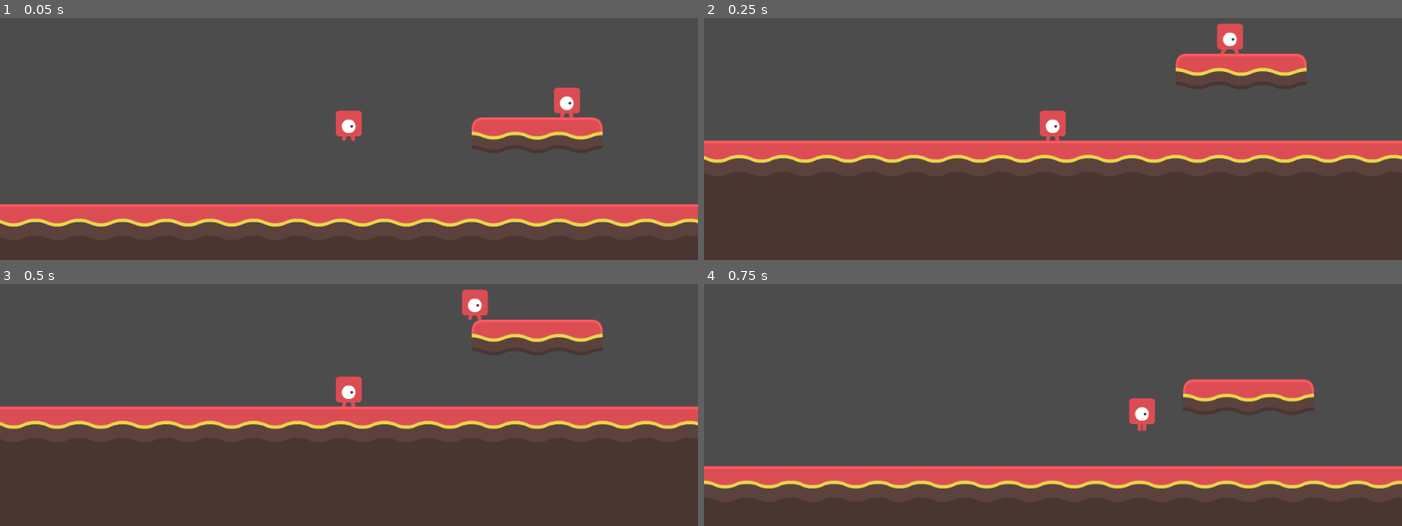
Above: before the commit, frames 1-4 (two rows, left to right).
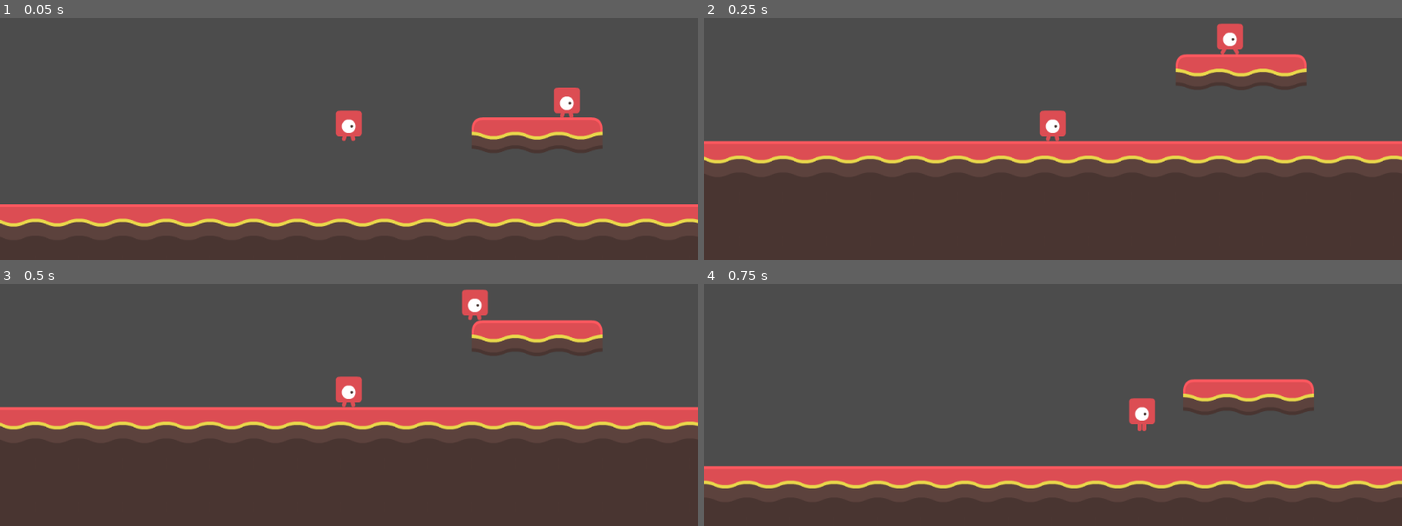
Above: after the commit, the same moments.

Repository: Adimac93/trying-godot
Game: Godot game, scene res://Main.tscn
Two runs of this game, one before a commit and one after it. Both use one fixed random seed, a clock stepped at 60 frames per second and the inputs below.
Inputs:
- Up to frame 1 (0.05 s): no input
- Up to frame 2 (0.25 s): no input
- Up to frame 3 (0.5 s): no input
- Up to frame 4 (0.75 s): hold Right (right) from 0.53 s (still down); tap Up (jump) at 0.6 s

Frame 1 is identical in both runs. In frame 2, 2.2% of the frame differs, in the area x 0-100%, y 14-61%; in frame 3, 2.2%; in frame 4, nothing differs.

Commit message:
coyote jump

Diff:
--- a/src/Actors/Enemy.gd
+++ b/src/Actors/Enemy.gd
@@ -5,7 +5,6 @@
 	_velocity.x = -speed.x
 
 func _on_StompDetector_body_entered(body: PhysicsBody2D) -> void:
-	print(body.global_position.y," ",$StompDetector.global_position.y)
 	if body.global_position.y > $StompDetector.global_position.y:
 		return
 	$CollisionShape2D.disabled = true
--- a/src/Actors/Enemy.tscn
+++ b/src/Actors/Enemy.tscn
@@ -38,7 +38,7 @@
 
 [node name="StompDetector" type="Area2D" parent="."]
 modulate = Color( 0.101961, 0.156863, 0.960784, 1 )
-position = Vector2( 0, -10 )
+position = Vector2( 0, -13 )
 collision_layer = 0
 
 [node name="CollisionShape2D" type="CollisionShape2D" parent="StompDetector"]
--- a/src/Actors/Player.gd
+++ b/src/Actors/Player.gd
@@ -1,25 +1,35 @@
 extends Actor
 
 export var stomp_impulse: = 1000.0
+var _can_jump = true
 
 func _on_EnemyDetector_area_entered(area: Area2D) -> void:
-	print("area",area.name)
 	_velocity = calculate_stomp_velocity(_velocity, stomp_impulse)
 
 func _on_EnemyDetector_body_entered(body: Node) -> void:
-	print(body.name)
 	queue_free()
 
+func _on_TimerCoyote_timeout() -> void:
+	_can_jump = false
+
 func _physics_process(delta: float) -> void:
+
 	var is_jump_interrupted: = Input.is_action_just_released("jump") and _velocity.y < 0.0
 	var direction: = get_direction()
+
+	if is_on_floor():
+		_can_jump = true
+		$TimerCoyote.start()
+	if direction.y < 0:
+		_can_jump = false
+
 	_velocity = calculate_move_velocity(_velocity, direction, speed, is_jump_interrupted)
 	_velocity = move_and_slide(_velocity, FLOOR_NORMAL)
 
 func get_direction() -> Vector2:
 	return Vector2(
 		Input.get_action_strength("right") - Input.get_action_strength("left"),
-		-1.0 if Input.is_action_just_pressed("jump") and is_on_floor() else 0.0
+		-1.0 if Input.is_action_just_pressed("jump") and _can_jump else 0.0
 	)
 
 func calculate_move_velocity(
--- a/src/Actors/Player.tscn
+++ b/src/Actors/Player.tscn
@@ -25,13 +25,13 @@
 speed = Vector2( 500, 1000 )
 
 [node name="AnimatedSprite" type="AnimatedSprite" parent="."]
-position = Vector2( 0.5, -22 )
+position = Vector2( 0, -22 )
 frames = SubResource( 2 )
 animation = "walk"
 frame = 1
 
 [node name="CollisionShape2D" type="CollisionShape2D" parent="."]
-position = Vector2( 0.5, -21.5 )
+position = Vector2( 0, -21 )
 shape = SubResource( 1 )
 
 [node name="Camera2D" type="Camera2D" parent="."]
@@ -39,14 +39,19 @@
 current = true
 
 [node name="EnemyDetector" type="Area2D" parent="."]
-position = Vector2( 0.5, 0 )
 collision_mask = 14
 monitorable = false
 
 [node name="CollisionShape2D" type="CollisionShape2D" parent="EnemyDetector"]
 modulate = Color( 0.290196, 0.0784314, 0.94902, 1 )
-position = Vector2( 0, -22 )
+position = Vector2( 0, -23 )
 shape = SubResource( 3 )
+
+[node name="TimerCoyote" type="Timer" parent="."]
+process_mode = 0
+wait_time = 0.3
+one_shot = true
 
 [connection signal="area_entered" from="EnemyDetector" to="." method="_on_EnemyDetector_area_entered"]
 [connection signal="body_entered" from="EnemyDetector" to="." method="_on_EnemyDetector_body_entered"]
+[connection signal="timeout" from="TimerCoyote" to="." method="_on_TimerCoyote_timeout"]
